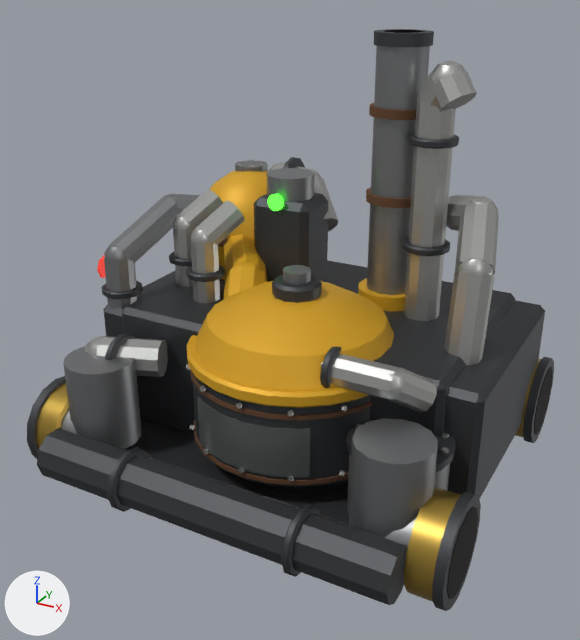
A saved change to the glTF model client/assets/models/packs/placeholders/chemical-plant-east.glb.
One viewpoint serves both versions: a 50 mm camera at (2.39, -4.51, 3.2) aimed at (0.0, -0.16, 1.03). Lighting does not change. The marker at lower left points along +X, +Y and +Z. The older version comes first. Vertices at exactly the same position are counted once.

The first picture shows 'body' and 1 more.
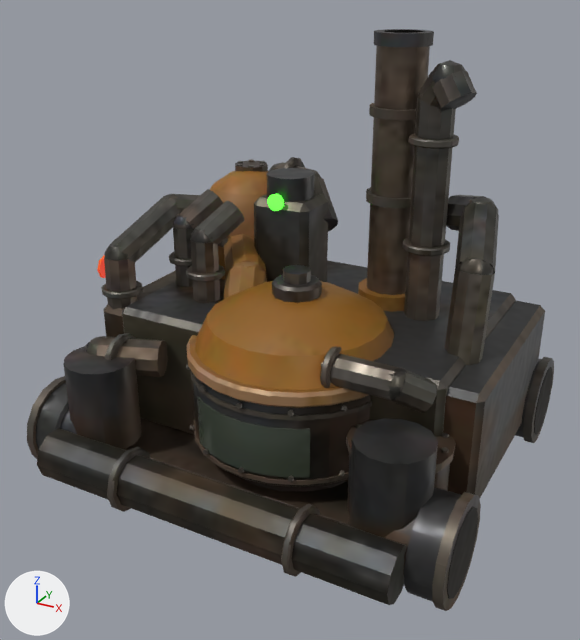
Where the change shows, as pixel boxes [x1, y1, x2, y2] in the pictures (580 x 640 px):
part 1 of me_body, surface changed (darker)
    both: [27, 44, 545, 611]
part 2 of me_body, recoloured
    both: [27, 44, 545, 611]
part 3 of me_body, recoloured
    both: [249, 481, 339, 492]
part 4 of me_body, recoloured (orange to brown)
    both: [187, 170, 405, 408]
part 5 of me_body, recoloured (darker)
    both: [84, 60, 499, 482]
part 6 of me_body, recoloured
    both: [197, 397, 310, 477]
part 7 of me_body, recoloured
    both: [191, 103, 417, 485]
part 8 of me_body, recoloured (darker)
    both: [60, 46, 450, 575]
part 9 of me_body, recoloured
    both: [36, 359, 541, 602]

The change, as a list of edits to the scene's bpy script:
```text
Add img_image_1:
    img_image_1 = load_image('Image_1', '_unpacked/Image_1', 512, 512, 'Non-Color')
Add img_image_2:
    img_image_2 = load_image('Image_2', '_unpacked/Image_2', 512, 512, 'Non-Color')
Add img_image_0:
    img_image_0 = load_image('Image_0', '_unpacked/Image_0', 512, 512, 'sRGB')
Add mat_pbr_body:
    mat_pbr_body = bpy.data.materials.new('pbr_body')
    # uses the picture img_image_0
    # uses the picture img_image_1
    # uses the picture img_image_2
Change me_body:
    where me_body.from_pydata(...)  # 4402 vertices, 8132 faces; spans x -1.5..1.5, y -1.41..1.41, z -0.13..2.83
    used by ob_body; location = (0.0, 0.0, 0.0)
    remove me_body.materials.append(mat_soot)
    me_body part 1: 8132 kept faces spanning x -1.5..1.5, y -1.41..1.41, z -0.13..2.83 get new texture (UV) coordinates
    me_body part 2: 2132 faces spanning x -1.5..1.5, y -1.41..1.41, z -0.13..2.83 switch from mat_steel_dark to mat_pbr_body
    me_body part 3: 144 faces spanning x -1.02..0.65, y -0.8..0.92, z 0.0..0.44 switch from mat_steel_black to mat_pbr_body
    me_body part 4: 1020 faces spanning x -1.27..0.83, y -0.98..1.17, z 0.42..1.77 switch from mat_hazard to mat_pbr_body
    me_body part 5: 2768 faces spanning x -1.42..1.29, y -0.98..1.03, z 0.15..2.69 switch from mat_steel_light to mat_pbr_body
    me_body part 6: 52 faces spanning x -0.31..0.51, y -0.96..-0.82, z 0.34..0.68 switch from mat_glass_dark to mat_pbr_body
    me_body part 7: 456 faces spanning x -1.29..0.81, y -0.96..1.19, z 0.29..2.37 switch from mat_rust_brown to mat_pbr_body
    me_body part 8: 976 faces spanning x -1.43..1.3, y -1.14..1.34, z -0.06..2.82 switch from mat_steel to mat_pbr_body
    me_body part 9: 240 faces spanning x -1.45..1.45, y -1.19..1.39, z -0.11..0.51 switch from mat_brass to mat_pbr_body
```
